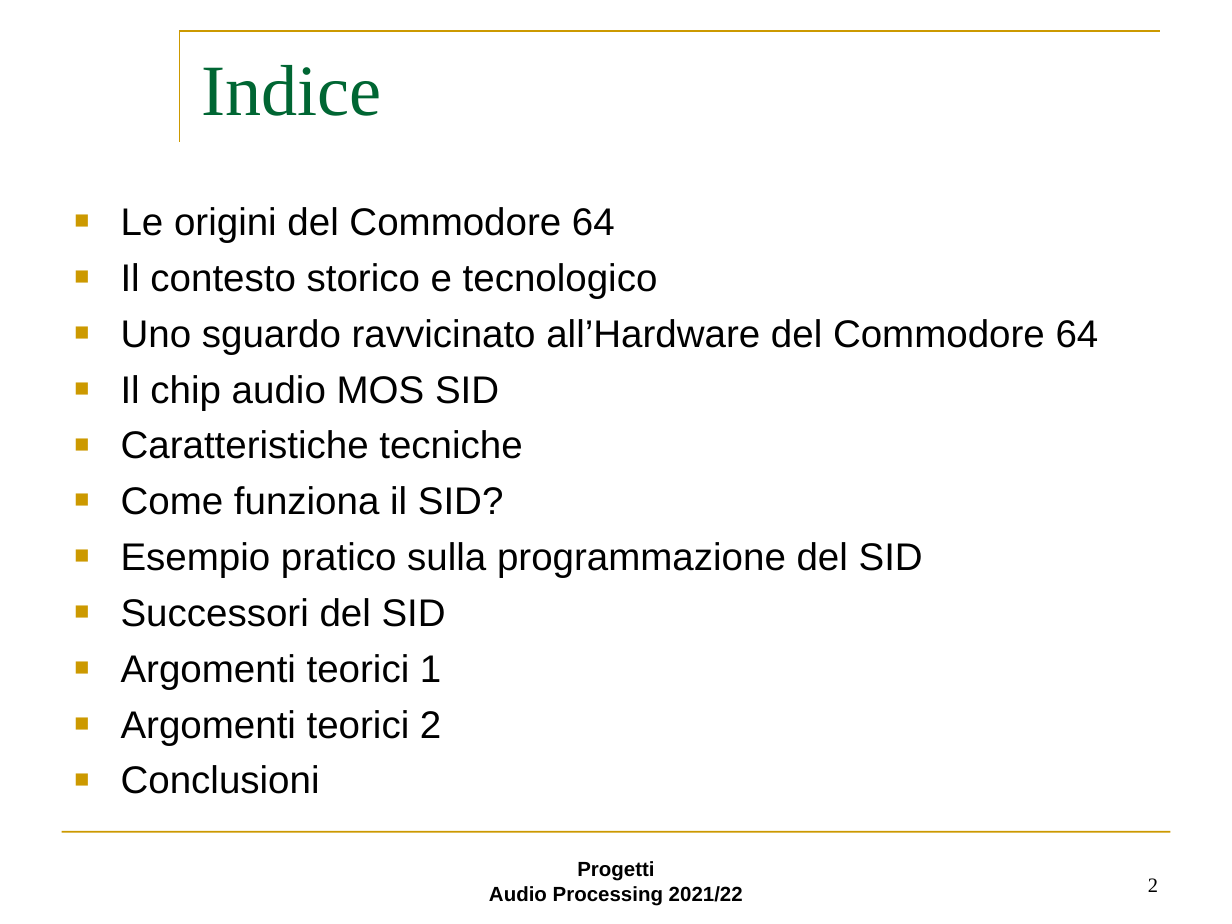
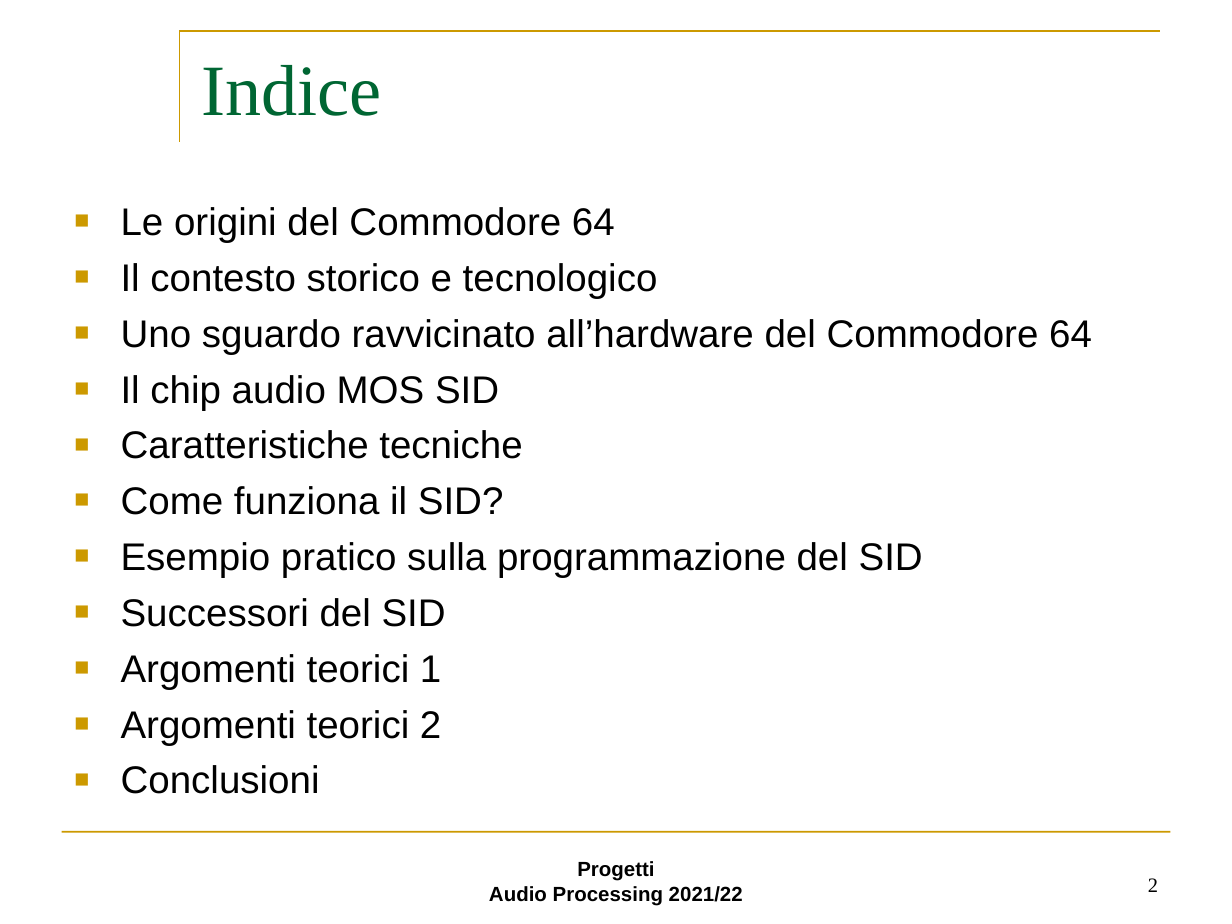
Before and after one commit to Gallo00/Progetto-AUDIO, a slide deck: slide 2 of step3.ppt. Drawn at 1232x924 pixels with LibreOffice and Linux fonts; fonts in the diff are those of the drawing; background and template pictures are left out. Boxes give left, top, right and bottom in pixels: in the first picture for what was removed or moved away, otherwise in the second. Text is boxed around its words. In the diff, an @@ line names an element or a change of style, - is before the commit and + after.

```diff
--- a/step3.ppt
+++ b/step3.ppt
@@ text at (x1=121, y1=319, x2=1092, y2=354): text changed @@
-■ Uno sguardo ravvicinato all’Hardware del Commodore 64
+■ Uno sguardo ravvicinato all’hardware del Commodore 64
```
Also in this commit, not shown: 6 other slides changed, 3 slides added, 3 slides removed.
